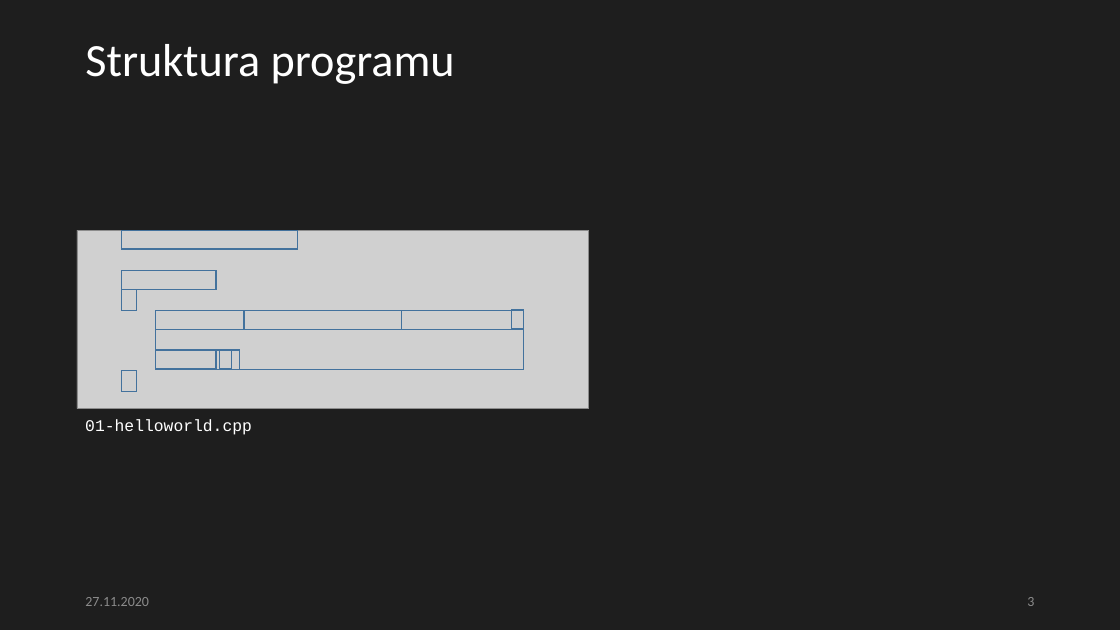
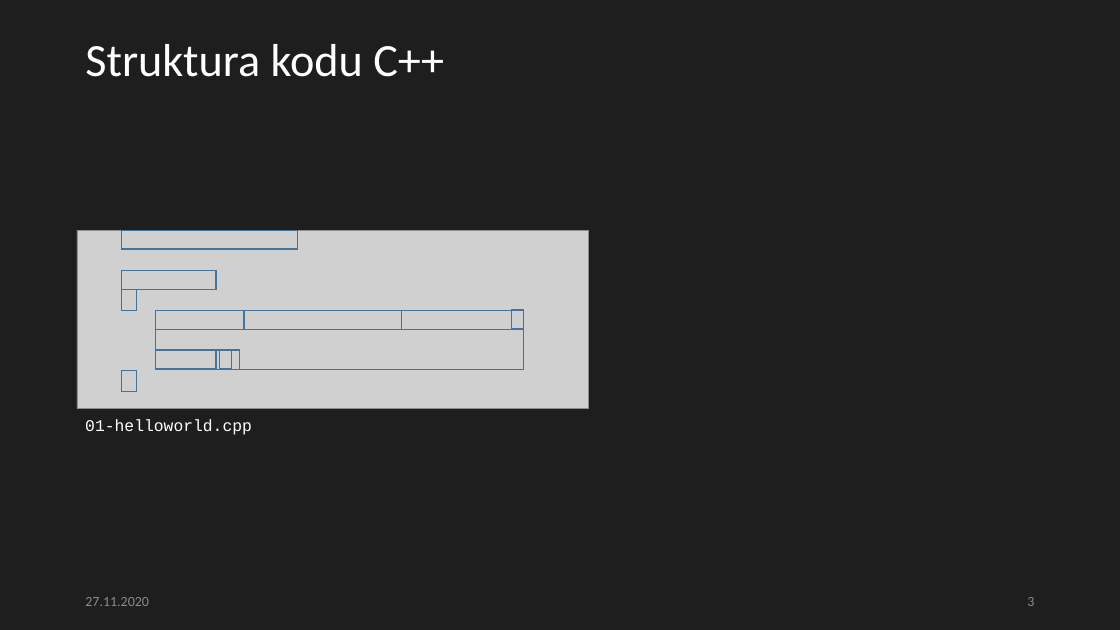
Before and after one commit to Hadenir/recruitment2020, a slide deck: slide 3 of basics/presentation.pptx. Drawn at 1120x630 pixels with LibreOffice and Linux fonts; fonts in the diff are those of the drawing; grey boxes stand for pictures. Boxes give left, top, right and bottom in pixels: in the first picture for what was removed or moved away, otherwise in the second. Text is boxed around its words. In the diff, an @@ line names an element or a change of style, - is before the commit and + after.

```diff
--- a/basics/presentation.pptx
+++ b/basics/presentation.pptx
@@ title at (85, 44, 444, 77): text changed @@
-Struktura programu
+Struktura kodu C++
```
Also in this commit, not shown: 2 other slides changed, 1 slide added.
